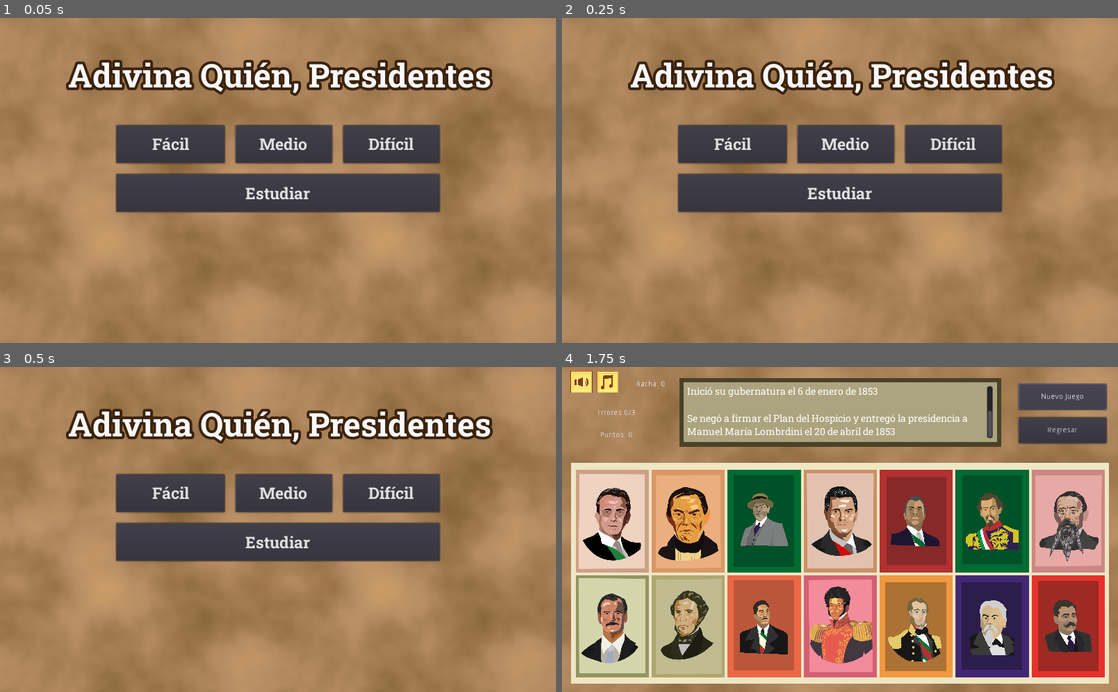
Above: before the commit, frames 1-4 (two rows, left to right).
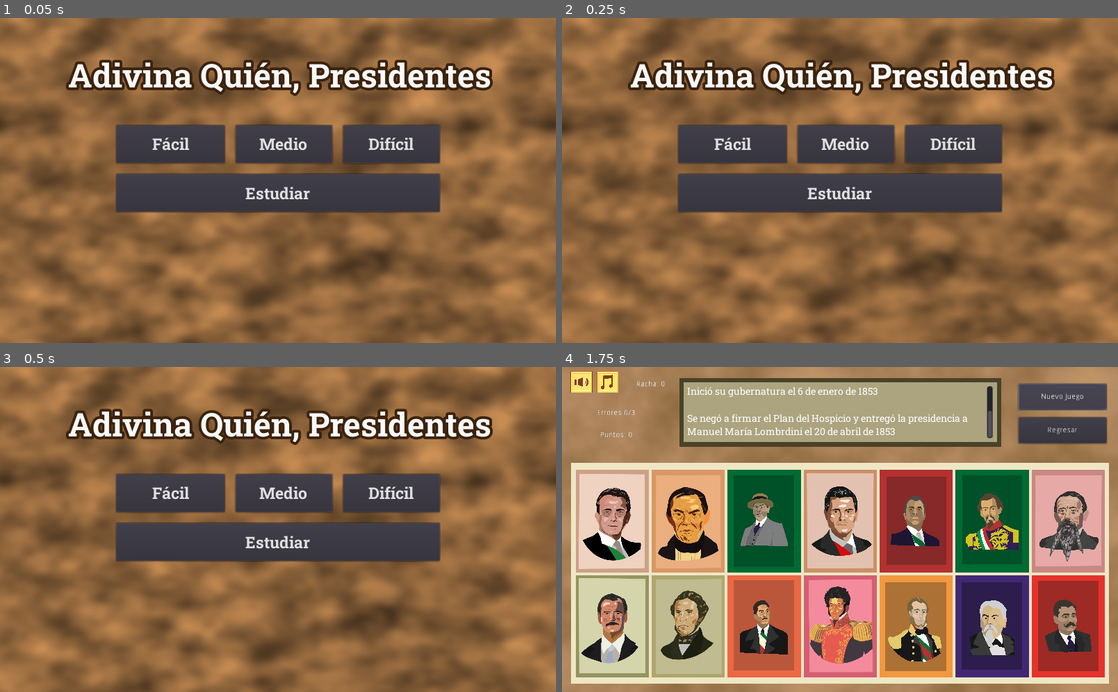
Above: after the commit, the same moments.

Repository: BryanWi/AdivinaQuien
Game: Godot game, scene res://game/menu/MainMenu.tscn
Same seed, same stepped clock (60 frames per second), same inputs: the game is played once before the commit and once after it. The engine's default icon, where the game draws it, is replaced by a stand-in: a white triangle on a blue panel in a dark square. Sound files missing from this copy of the repository are replaced by a short silence.
Inputs:
- Up to frame 1 (0.05 s): no input
- Up to frame 2 (0.25 s): no input
- Up to frame 3 (0.5 s): no input
- Up to frame 4 (1.75 s): click "Fácil" at 0.5 s; click "Nuevo Juego" at 1.25 s

The runs differ from the first frame. In frame 1, 55% of the frame differs, in the area x 0-100%, y 0-100%; in frame 2, 55%; in frame 3, 55%; in frame 4, nothing differs.

Commit message:
Parallax menu background

Diff:
--- a/game/menu/MainMenu.tscn
+++ b/game/menu/MainMenu.tscn
@@ -1,8 +1,9 @@
-[gd_scene load_steps=6 format=2]
+[gd_scene load_steps=9 format=2]
 
 [ext_resource path="res://assets/texturas/image2.png" type="Texture" id=1]
 [ext_resource path="res://game/menu/MainMenu.gd" type="Script" id=2]
 [ext_resource path="res://assets/font/RobotoSlab-Bold.ttf" type="DynamicFontData" id=3]
+[ext_resource path="res://game/menu/ParallaxBackground.gd" type="Script" id=4]
 
 [sub_resource type="DynamicFont" id=2]
 size = 30
@@ -14,12 +15,23 @@
 outline_color = Color( 0.231373, 0.133333, 0.0470588, 1 )
 font_data = ExtResource( 3 )
 
+[sub_resource type="OpenSimplexNoise" id=3]
+period = 70.2
+lacunarity = 1.68
+
+[sub_resource type="NoiseTexture" id=4]
+width = 1024
+height = 720
+seamless = true
+noise = SubResource( 3 )
+
 [node name="Control" type="Control"]
 anchor_right = 1.0
 anchor_bottom = 1.0
 script = ExtResource( 2 )
 
 [node name="TextureRect" type="TextureRect" parent="."]
+visible = false
 anchor_right = 1.0
 anchor_bottom = 1.0
 texture = ExtResource( 1 )
@@ -92,6 +104,21 @@
 text = "Adivina Quién, Presidentes"
 align = 1
 
+[node name="ParallaxBackground" type="ParallaxBackground" parent="."]
+script = ExtResource( 4 )
+
+[node name="ParallaxLayer" type="ParallaxLayer" parent="ParallaxBackground"]
+motion_mirroring = Vector2( 1024, 720 )
+
+[node name="TextureRect2" type="TextureRect" parent="ParallaxBackground/ParallaxLayer"]
+modulate = Color( 0.556863, 0.392157, 0.231373, 1 )
+self_modulate = Color( 2, 2, 2, 1 )
+anchor_right = 1.0
+anchor_bottom = 1.0
+margin_right = 512.0
+margin_bottom = 512.0
+texture = SubResource( 4 )
+
 [connection signal="button_up" from="VBoxContainer/HBoxContainer/JugarFacil" to="." method="_on_JugarFacil_button_up"]
 [connection signal="button_up" from="VBoxContainer/HBoxContainer/JugarMedio" to="." method="_on_JugarMedio_button_up"]
 [connection signal="button_up" from="VBoxContainer/HBoxContainer/JugarDificil" to="." method="_on_JugarDificil_button_up"]
--- /dev/null
+++ b/game/menu/ParallaxBackground.gd
@@ -0,0 +1,9 @@
+extends ParallaxBackground
+
+
+export var scrollSpeedX:float = 35.0
+export var scrollSpeedY:float = 25.0
+
+func _process(delta):
+	scroll_offset.x += scrollSpeedX*delta
+	scroll_offset.y += scrollSpeedY*delta
